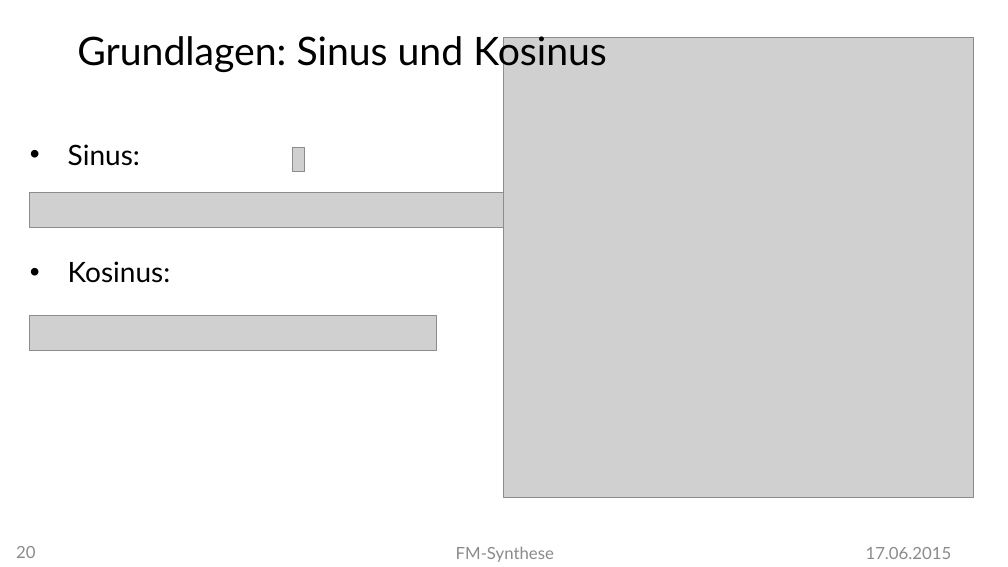
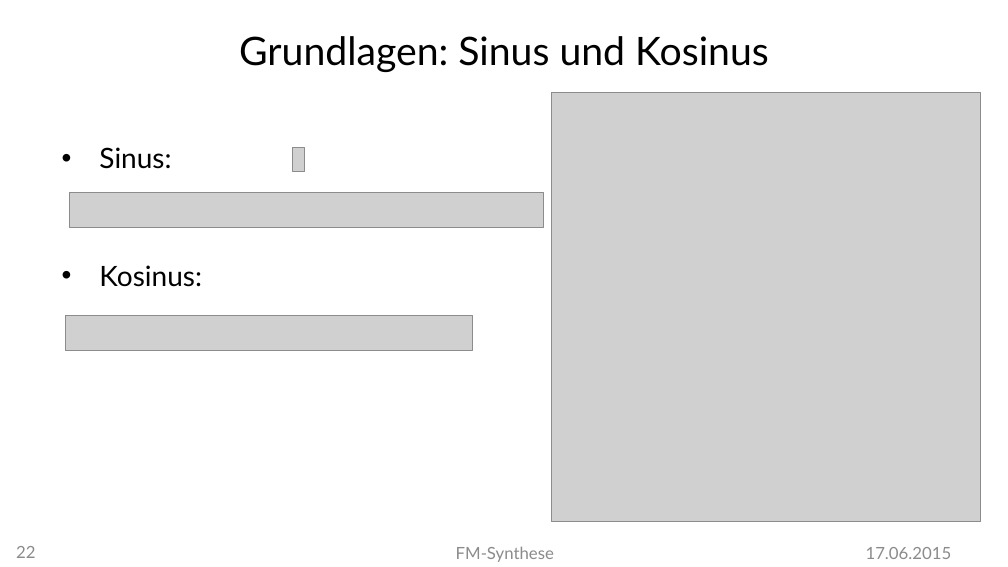
Before and after one commit to MBulli/VSeminar, a slide deck: slide 22 of Praesentation/FMSynthese-Julius.pptx (slide 20 before the commit). Drawn at 1008x567 pixels with LibreOffice and Linux fonts; fonts in the diff are those of the drawing; grey boxes stand for pictures; background and template pictures are left out. Boxes give left, top, right and bottom in pixels: in the first picture for what was removed or moved away, otherwise in the second. Text is boxed around its words. In the diff, an @@ line names an element or a change of style, - is before the commit and + after.

Commit message:
Even more presentation stuff, and dx7 text

```diff
--- a/Praesentation/FMSynthese-Julius.pptx
+++ b/Praesentation/FMSynthese-Julius.pptx
@@ text "Grundlagen: Sinus und Kosinus" at [239,36,769,72]: alignment left to centre @@
@@ picture: place and size @@
-picture at [504,37,974,498]
+picture at [551,93,980,521]
@@ text "Sinus:": place and size @@
-text "Sinus:" at [68,144,171,283]
+text "Sinus:" at [99,147,202,287]
@@ picture: place and size @@
-picture at [29,193,504,228]
+picture at [70,193,544,228]
@@ picture: place and size @@
-picture at [29,316,436,351]
+picture at [66,316,473,351]
@@ page number at [16,546,35,558]: text changed @@
-20
+22
```
Also in this commit, not shown: 17 other slides changed, 5 slides added, 5 other files.
